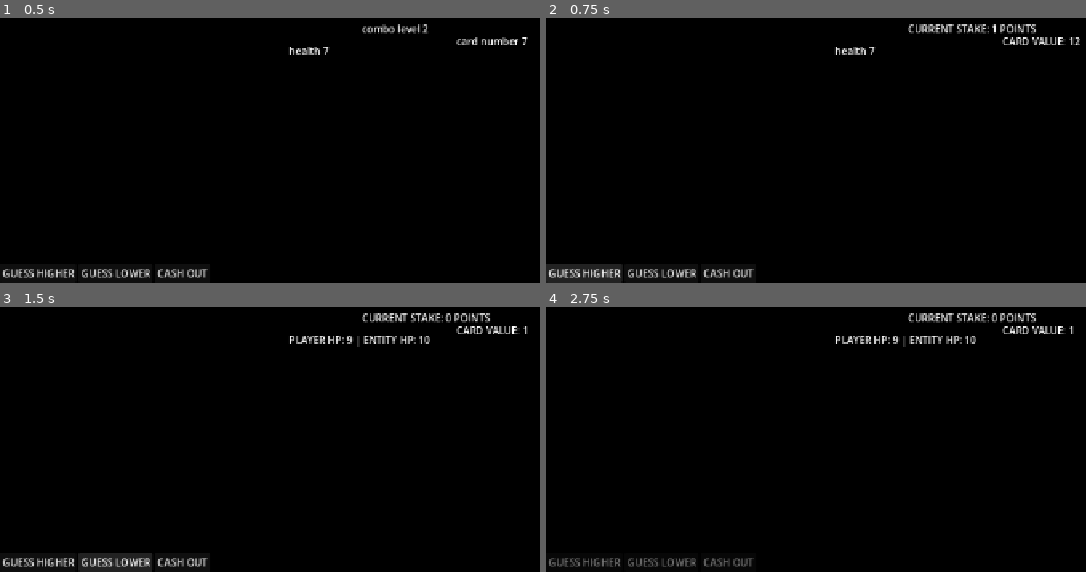
Above: before the commit, frames 1-4 (two rows, left to right).
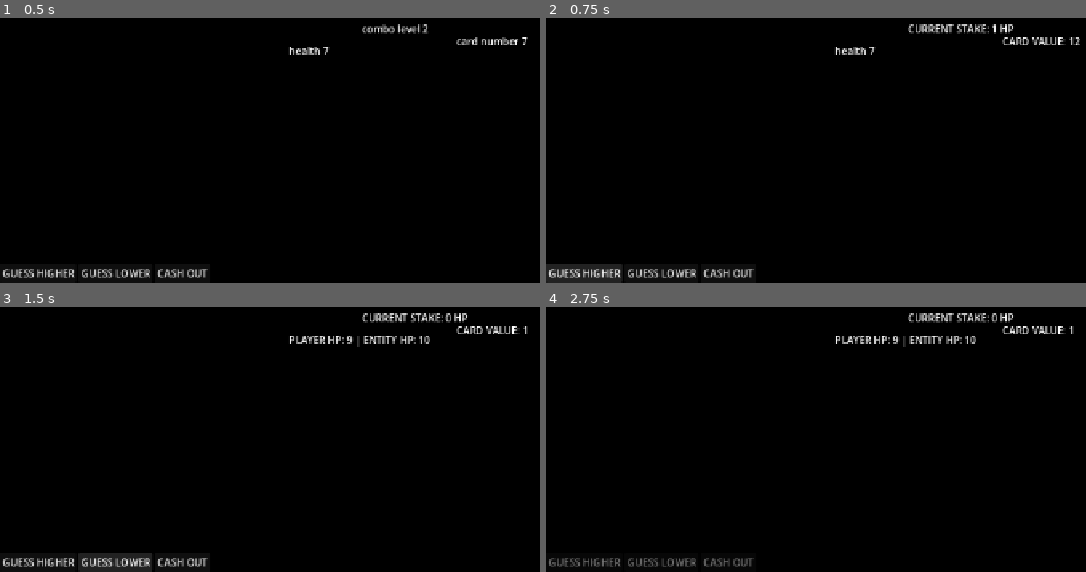
Above: after the commit, the same moments.

Repository: wadahac/HighLowPrototype
Game: Godot game, scene res://scenes/main.tscn
The game is run twice, just before and just after one commit, with the same random seed, the same clock (stepped at 60 frames per second) and the same inputs.
Inputs:
- Up to frame 1 (0.5 s): no input
- Up to frame 2 (0.75 s): click "GUESS HIGHER" at 0.5 s
- Up to frame 3 (1.5 s): click "GUESS LOWER" at 1.25 s
- Up to frame 4 (2.75 s): click "CASH OUT" at 2 s

Frame 1 is identical in both runs. In frame 2, 0.2% of the frame differs, in the area x 84-91%, y 2-7%; in frame 3, 0.2%; in frame 4, 0.2%.
Error before the commit: Invalid access to property or key 'pressed' on a base object of type 'null instance'. (res://src/HighLowGameManager.gd:40)
Error after the commit: Invalid access to property or key 'pressed' on a base object of type 'null instance'. (res://src/HighLowGameManager.gd:41)

Commit message:
feat: implement exponential dynamic stake and streak calculation
Co-authored-by: aider (gemini/gemini-3.5-flash) <aider@aider.chat>

Diff:
--- a/high-low-prototype/src/HighLowGameManager.gd
+++ b/high-low-prototype/src/HighLowGameManager.gd
@@ -12,6 +12,7 @@
 var enemy_current_health: int = 10
 var current_base_value: int = 0
 var current_combo_damage: int = 0
+var current_streak: int = 0
 var deck: Array[int] = []
 var is_player_turn: bool = true
 
@@ -57,6 +58,7 @@
 	player_current_health = player_max_health
 	enemy_current_health = enemy_max_health
 	current_combo_damage = 0
+	current_streak = 0
 	is_player_turn = true
 
 	if enemy_ai:
@@ -132,7 +134,9 @@
 
 	if is_correct:
 		if not is_tie:
-			current_combo_damage += 1
+			current_streak += 1
+			# Exponential dynamic stake calculation: Gain = 2 ^ (streak - 1)
+			current_combo_damage += int(pow(2, current_streak - 1))
 		current_base_value = new_card
 		combo_updated.emit(current_combo_damage)
 		_update_base_card_ui()
@@ -145,6 +149,7 @@
 		else:
 			enemy_current_health = max(0, enemy_current_health - damage)
 		current_combo_damage = 0
+		current_streak = 0
 
 		# Generate and store a new random card value after damage is resolved
 		current_base_value = draw_card()
@@ -165,6 +170,7 @@
 		else:
 			player_current_health = max(0, player_current_health - current_combo_damage)
 		current_combo_damage = 0
+		current_streak = 0
 
 		# Generate and store a new random card value after damage is resolved
 		current_base_value = draw_card()
@@ -199,7 +205,7 @@
 	health_label.text = "PLAYER HP: " + str(player_hp) + " | ENTITY HP: " + str(enemy_hp)
 
 func _on_combo_updated(current_combo: int) -> void:
-	combo_label.text = "CURRENT STAKE: " + str(current_combo) + " POINTS"
+	combo_label.text = "CURRENT STAKE: " + str(current_combo) + " HP"
 
 func _update_base_card_ui() -> void:
 	base_card_label.text = "CARD VALUE: " + str(current_base_value)
